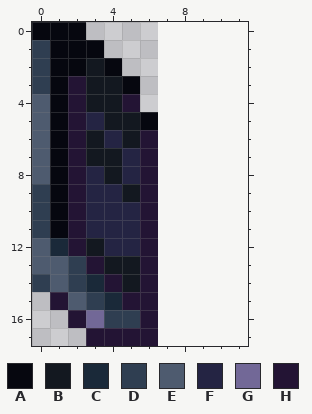
Pixel-art sprite -- Items/Accessories/HotShield.png. Above, as it was before the edit.
The file is 14x36 pixels, drawn in blocks of 2x2; one block is one cell here. The old version is drawn lined up with the new one, on the new canvas.
Palette (. is transparent): A #06070f  B #131820  C #1a2939  D #2f3e51  E #4e5b6f  F #242443  G #726897  H #231434
Pixels before, first column x 0:
 0 AAA....
 1 DAAA...
 2 DAABA..
 3 DAHBBA.
 4 EAHBBH.
 5 EAHFBBA
 6 EAHBFBH
 7 EAHBBFH
 8 EAHFBFH
 9 DAHFFBH
10 DAHFFFH
11 DAHFFFH
12 ECHBFFH
13 EEDHBBH
14 DEDCHBH
15 .HEDCHH
16 ..HGDDH
17 ...HHHH
The same view after the edit:
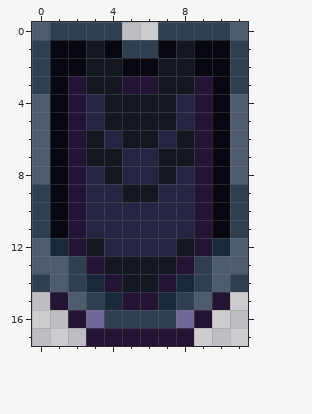
Change:
canvas 7x18 -> 12x18
Changed rows in their new state; - is an unchanged pixel.
first column x 0:
 0 EDDDD--DDDDE
 1 ---BADDABAAD
 2 ----BAABBAAD
 3 -----HHBBHAD
 4 ---F-BBBFHAE
 5 ------BBFHAE
 6 ------BFBHAE
 7 ------FBBHAE
 8 ------FBFHAE
 9 ------BFFHAD
10 ------FFFHAD
11 ------FFFHAD
12 ------FFBHCE
13 ------BBHDEE
14 ------BHCDED
15 -------CDEH-
16 ------DDGH--
17 -------HH---
